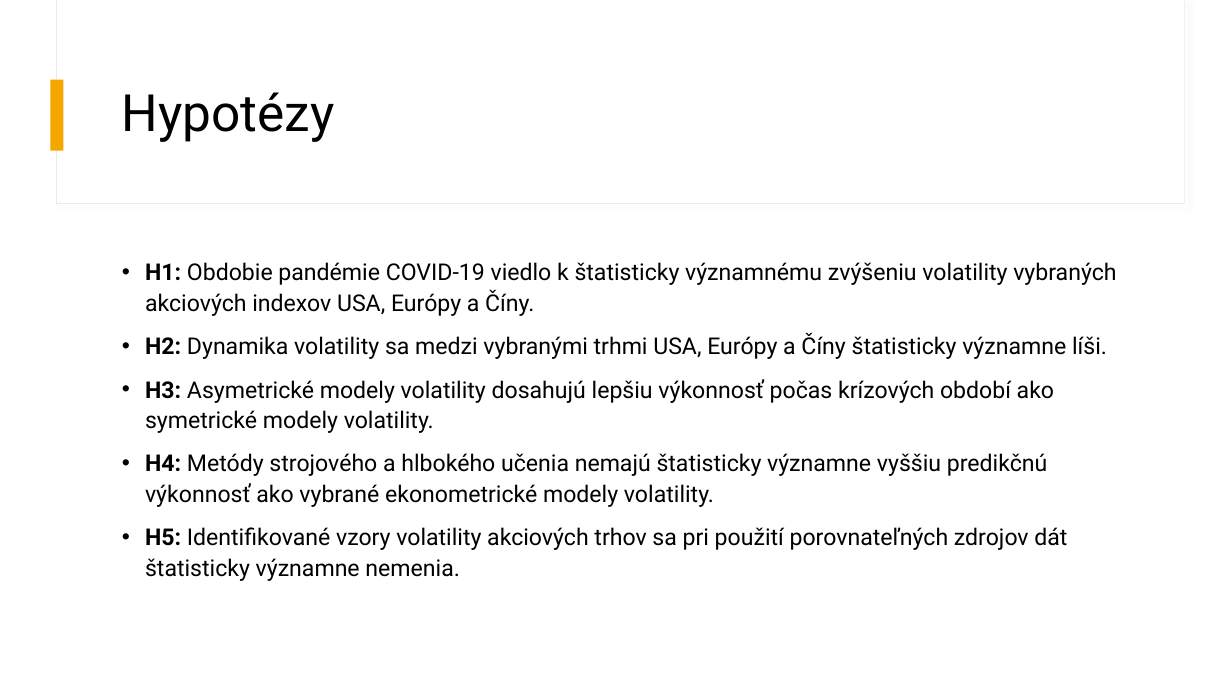
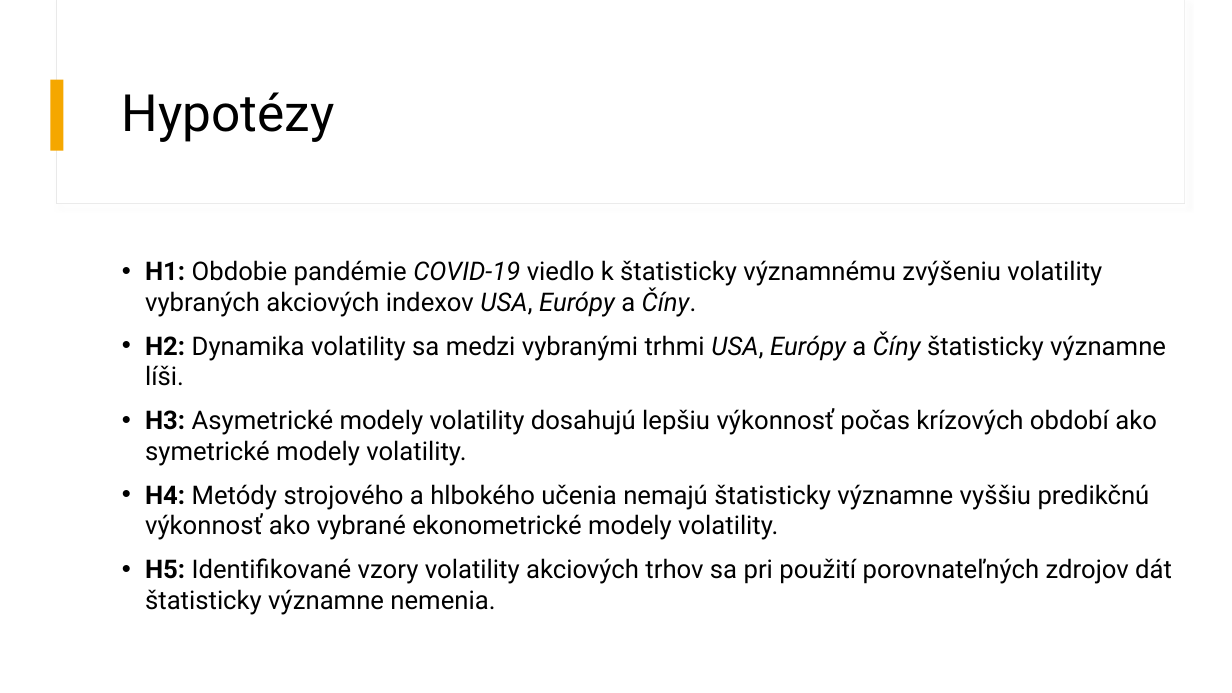
Before and after one commit to MatejLuzak/Identification-of-Patterns-of-Stock-Market-Volatility-in-the-USA-China-and-Europe-Using-AI-Methods, a slide deck: slide 3 of Identifikácia vzorov v časových radoch pre komparáciu volatility.pptx. Drawn at 1232x693 pixels with LibreOffice and Linux fonts; fonts in the diff are those of the drawing. Boxes give left, top, right and bottom in pixels: in the first picture for what was removed or moved away, otherwise in the second. Text is boxed around its words. In the diff, an @@ line names an element or a change of style, - is before the commit and + after.

```diff
--- a/Identifikácia vzorov v časových radoch pre komparáciu volatility.pptx
+++ b/Identifikácia vzorov v časových radoch pre komparáciu volatility.pptx
@@ text "H1: Obdobie pandémie COVID-19 viedlo ..." at [145,260,1172,615]: size 18 to 20 pt; italic on in "COVID-19 USA, Európy Číny.", "USA, Európy Číny"; line spacing 1.1 to 1 @@
```
Also in this commit, not shown: 5 other slides changed, 1 slide added, 1 slide removed.
